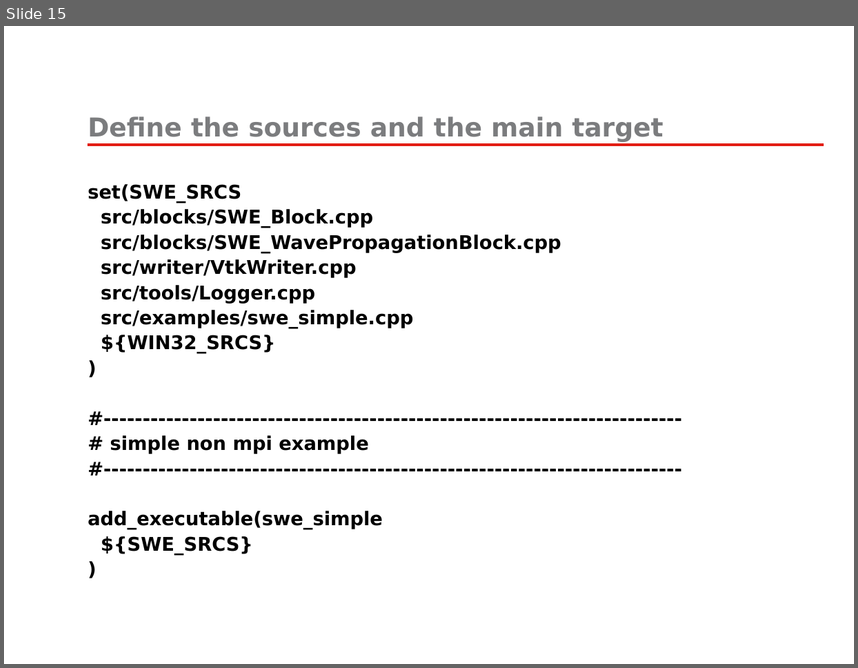
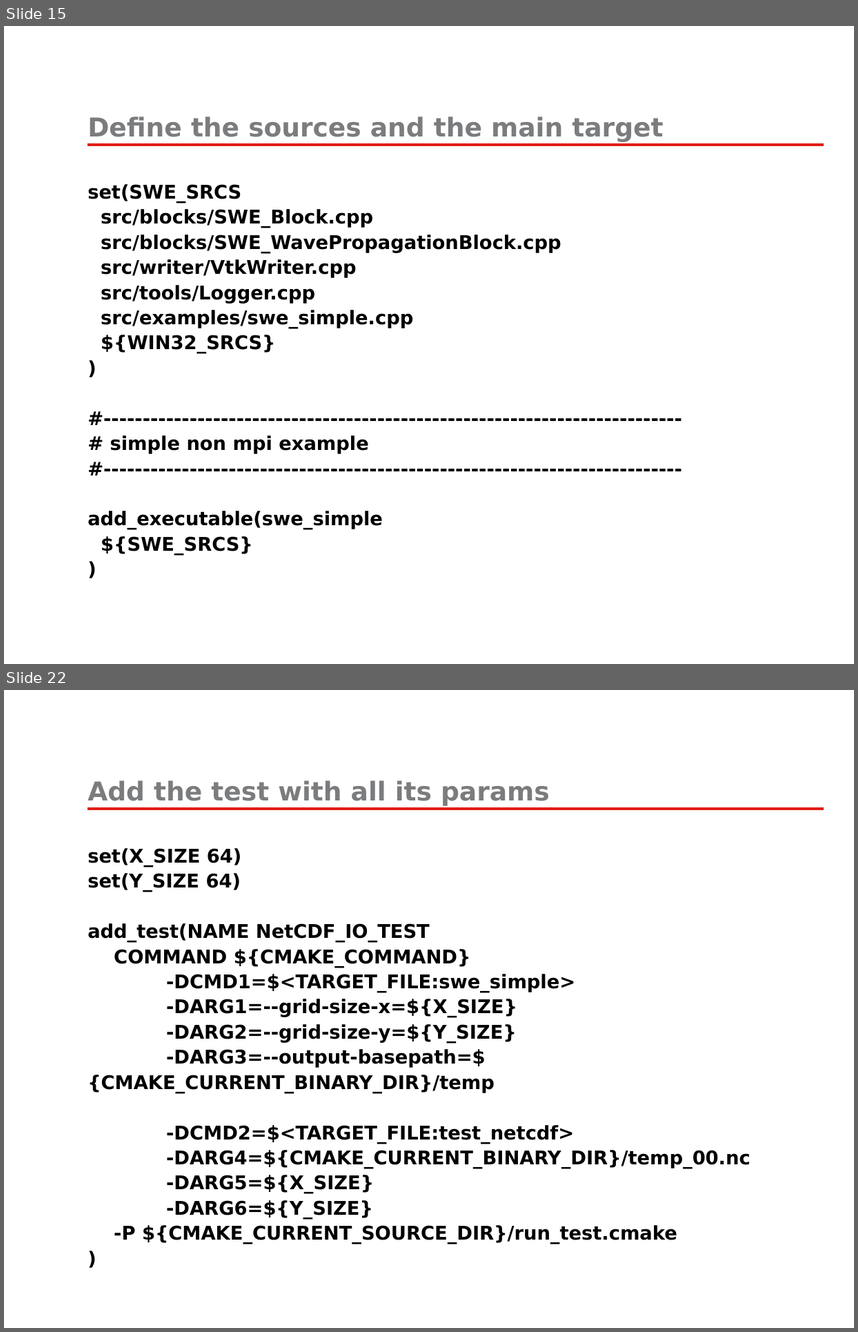
Before and after one commit to fomics/SummerSchool2013, a slide deck: PRESENTATIONS/cmake/2013-07-08-SummerSchool-CMake.pptx. Shown one above the other, each under a label of ours: slide 15 before the commit, slides 15 and 22 after it; the slides between them are not shown. The pictures are 858x668 and 858x1332 pixels, drawn with LibreOffice and Linux fonts; fonts in the diff are those of the drawing; background and template pictures are left out. Boxes give left, top, right and bottom in pixels: in the first picture for what was removed or moved away, otherwise in the second. Text is boxed around its words. In the diff, an @@ line names an element or a change of style, - is before the commit and + after.

Commit message:
Add cmake slides

```diff
--- a/PRESENTATIONS/cmake/2013-07-08-SummerSchool-CMake.pptx
+++ b/PRESENTATIONS/cmake/2013-07-08-SummerSchool-CMake.pptx
@@ slide 22 added at (x1=4, y1=690, x2=854, y2=1328), background #FFFFFF; not listed: 1 template element that a slide beside it also shows @@
@@ title added at (x1=87, y1=780, x2=550, y2=806), 22 pt, text #7B7C7E, bold @@
+Add the test with all its params
@@ text added at (x1=87, y1=848, x2=751, y2=1243), 16 pt, text #000000, bold @@
+set(X_SIZE 64)
+set(Y_SIZE 64)
+add_test(NAME NetCDF_IO_TEST
+COMMAND ${CMAKE_COMMAND}
+-DCMD1=$<TARGET_FILE:swe_simple>
+-DARG1=--grid-size-x=${X_SIZE}
+-DARG2=--grid-size-y=${Y_SIZE}
+-DARG3=--output-basepath=${CMAKE_CURRENT_BINARY_DIR}/temp
+-DCMD2=$<TARGET_FILE:test_netcdf>
+-DARG4=${CMAKE_CURRENT_BINARY_DIR}/temp_00.nc
+-DARG5=${X_SIZE}
+-DARG6=${Y_SIZE}
+-P ${CMAKE_CURRENT_SOURCE_DIR}/run_test.cmake
+)
```
Also in this commit, not shown: 4 slides changed, 7 other slides added.
